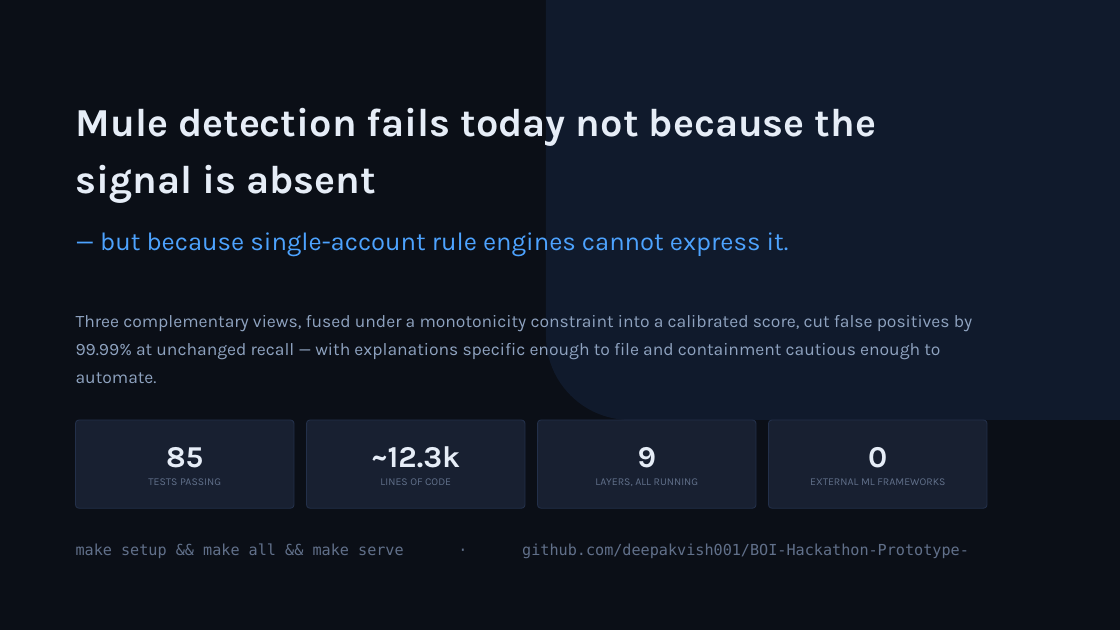
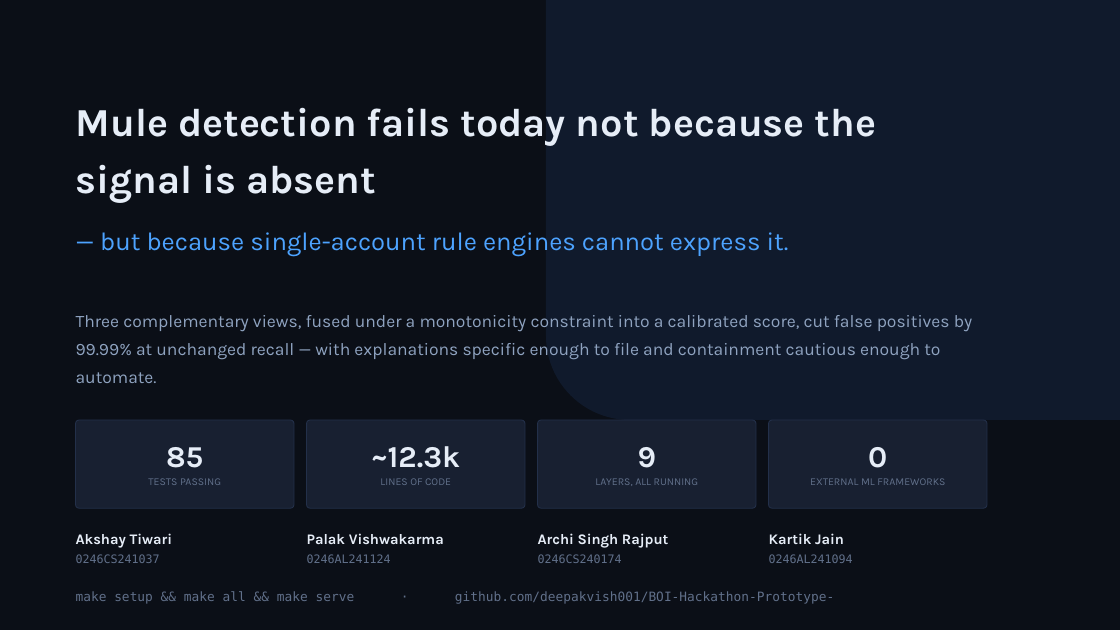
Before and after one commit to deepakvish001/BOI-Hackathon-Prototype-, a slide deck: slide 18 of docs/BODHI_Mule_Hunter_Deck.pptx. Drawn at 1120x630 pixels with LibreOffice and Linux fonts; fonts in the diff are those of the drawing. Boxes give left, top, right and bottom in pixels: in the first picture for what was removed or moved away, otherwise in the second. Text is boxed around its words. In the diff, an @@ line names an element or a change of style, - is before the commit and + after.

```diff
--- a/docs/BODHI_Mule_Hunter_Deck.pptx
+++ b/docs/BODHI_Mule_Hunter_Deck.pptx
@@ text added at [76, 533, 173, 548], 12.5 pt, text #E6EDF7, bold @@
+Akshay Tiwari
@@ text added at [307, 533, 444, 544], 12.5 pt, text #E6EDF7, bold @@
+Palak Vishwakarma
@@ text added at [538, 533, 669, 548], 12.5 pt, text #E6EDF7, bold @@
+Archi Singh Rajput
@@ text added at [769, 533, 844, 544], 12.5 pt, text #E6EDF7, bold @@
+Kartik Jain
@@ text added at [76, 554, 160, 563], 10 pt, text #61708A @@
+0246CS241037
@@ text added at [307, 554, 391, 563], 10 pt, text #61708A @@
+0246AL241124
@@ text added at [538, 554, 622, 563], 10 pt, text #61708A @@
+0246CS240174
@@ text added at [769, 554, 853, 563], 10 pt, text #61708A @@
+0246AL241094
@@ text "make setup && make all ...": place and size @@
-text "make setup && make all ..." at [76, 543, 969, 558]
+text "make setup && make all ..." at [76, 591, 834, 604]
@@ text "make setup && make all ..." at [76, 591, 834, 604]: size 13 to 11 pt @@
```
Also in this commit, not shown: 1 other slide changed, 14 other files.
